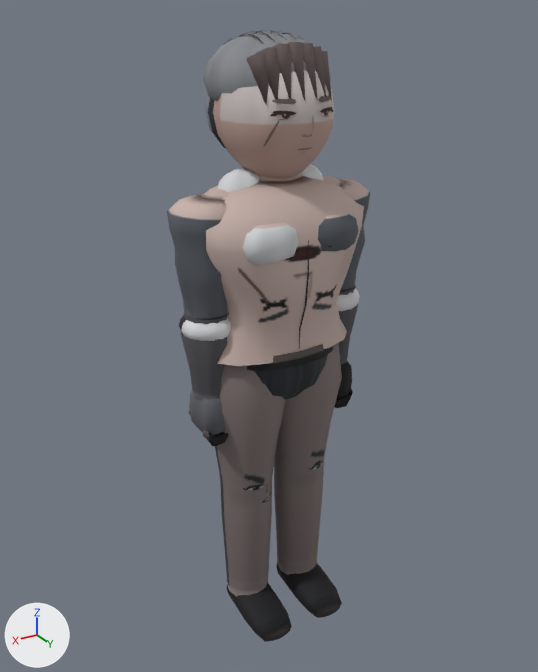
One commit to the glTF model assets/roster/models/songikcheon_a.glb: the scene before it, then after it.
Camera for both pictures: a camera (50 mm lens) standing at (1.14, 1.873, 1.946) and looking at (0.003, -0.022, 0.998). Every picture has the same lights, and +X, +Y and +Z are marked at lower left. The older version comes first. Vertices at exactly the same position are counted once.

The older version as bpy lines, for what is in view:
```python
me_mesh_0 = bpy.data.meshes.new('Mesh_0')
me_mesh_0.from_pydata(...)  # 4390 vertices, 7896 faces; spans x -0.34..0.34, y -0.21..0.23, z -0.03..1.91
me_mesh_0.materials.append(mat_material_0)
ob_body = bpy.data.objects.new('Body', me_mesh_0)
ob_body.location = (0.0, 0.0, 0.0)
```
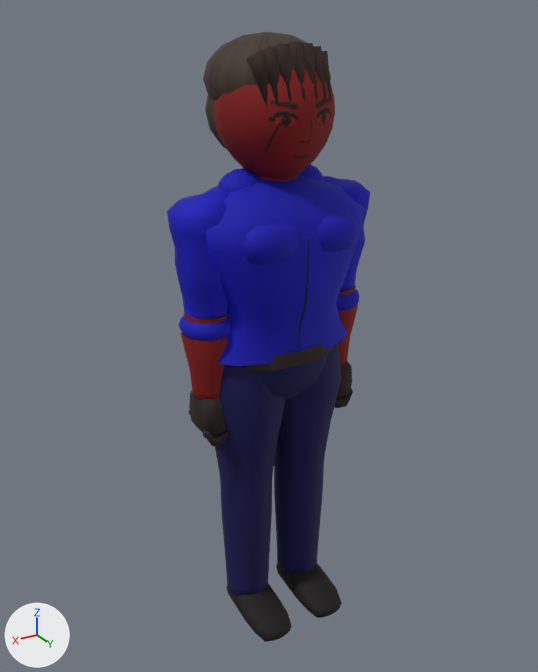
Pixel boxes (x1, y1, x2, y2) of what changed, in the pictures (538 x 672 px; the box of a moved part takes in the faces that stretch with it):
'Body', reshaped: before (167, 30, 370, 642); after (167, 32, 370, 642)
part 1 of me_mesh_0, deleted: before (263, 96, 334, 153)
part 2 of me_mesh_0, moved or reshaped: before (213, 30, 335, 179); after (214, 69, 335, 180)
part 3 of me_mesh_0, surface changed (grey to blue): (167, 32, 370, 639) in both

The change in detail:
me_mesh_0 is used by ob_body; location (0.0, 0.0, 0.0).
me_mesh_0 had 4390 vertices, 7896 faces and spanned x -0.34..0.34, y -0.21..0.23, z -0.03..1.91.
me_mesh_0 now has 3521 vertices, 6570 faces and spans x -0.34..0.34, y -0.21..0.23, z -0.03..1.91.
me_mesh_0 part 1: 18 loose pieces with 774 vertices, spanning x -0.1..0.11, y 0.12..0.18, z 1.6..1.75, are deleted.
me_mesh_0 part 2: 22 vertices moved from x -0.14..0.14, y -0.14..0.17, z 1.51..1.84 to x -0.14..0.14, y -0.14..0.17, z 1.5..1.84; 395 vertices removed from x -0.16..0.16, y -0.2..0.17, z 1.51..1.91; 300 vertices added at x -0.17..0.17, y -0.17..0.17, z 1.5..1.88.
me_mesh_0 part 3: 5859 kept faces spanning x -0.34..0.34, y -0.21..0.23, z -0.03..1.91 get new texture (UV) coordinates.
